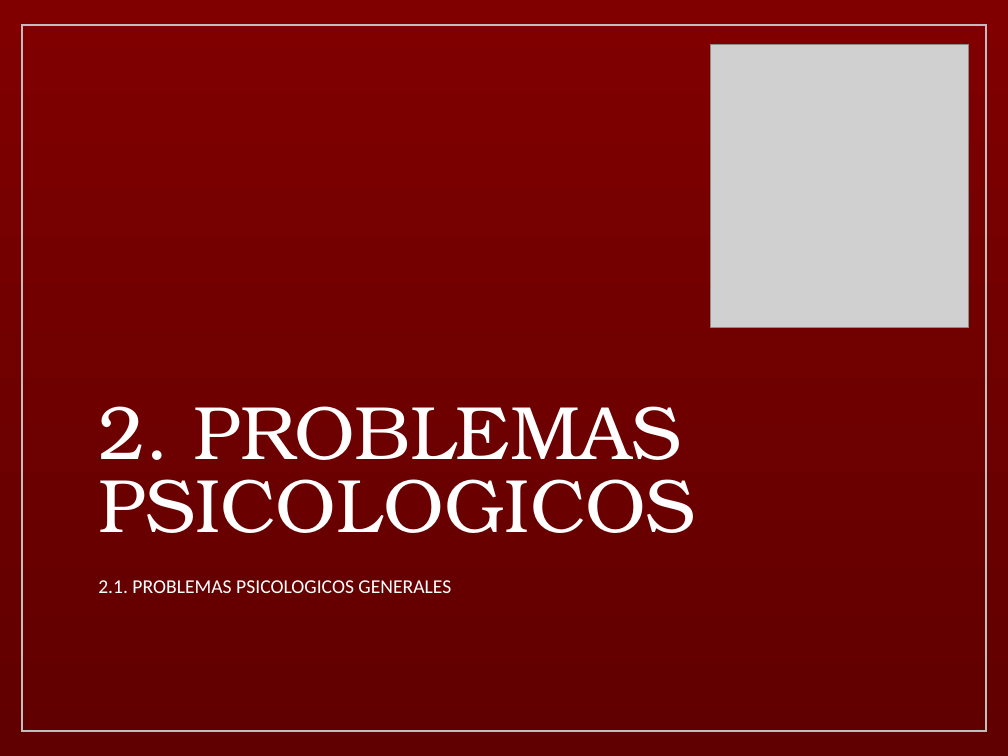
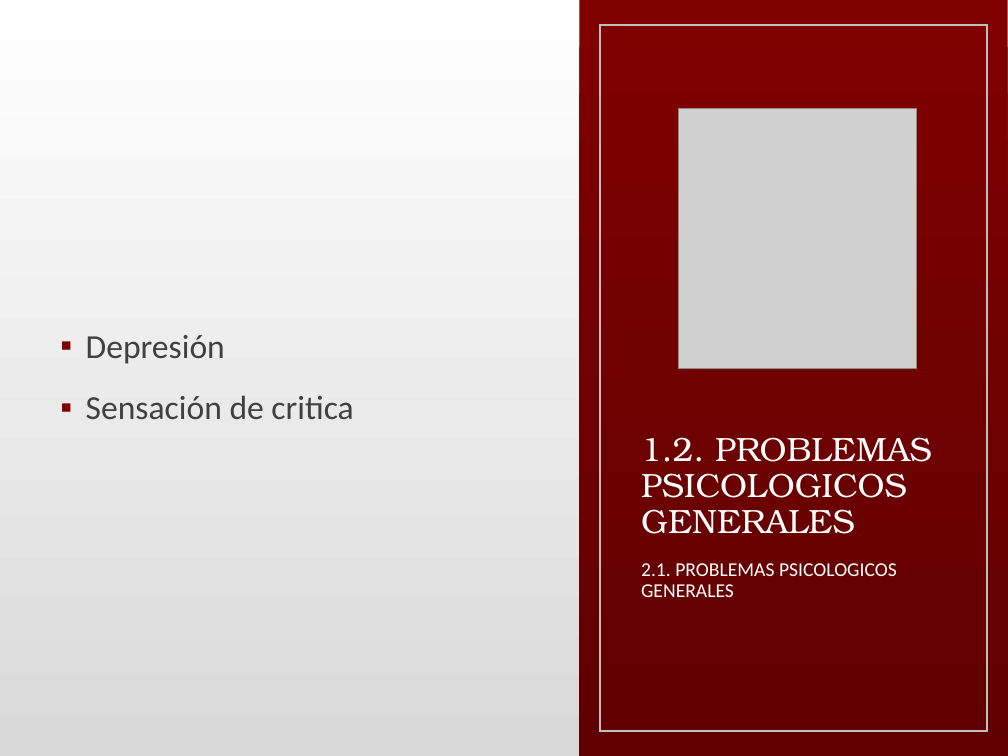
Before and after one commit to nerachan/far, a slide deck: slide 11 of 2.2 FAR/PS/Ejercicios/Trabajo/VIH.pptx (slide 10 before the commit). Drawn at 1008x756 pixels with LibreOffice and Linux fonts; fonts in the diff are those of the drawing; grey boxes stand for pictures. Boxes give left, top, right and bottom in pixels: in the first picture for what was removed or moved away, otherwise in the second. Text is boxed around its words. In the diff, an @@ line names an element or a change of style, - is before the commit and + after.

```diff
--- a/2.2 FAR/PS/Ejercicios/Trabajo/VIH.pptx
+++ b/2.2 FAR/PS/Ejercicios/Trabajo/VIH.pptx
@@ background gradient #800000 to #600000 to gradient #D9D9D9 to #FFFFFF @@
@@ rectangle removed at [22,25,986,731] @@
@@ rectangle added at [580,0,1008,756], fill gradient #800000 to #600000 @@
@@ rectangle added at [600,25,987,731], outline #F2F2F2 1.25 pt @@
@@ picture: place and size @@
-picture at [711,44,969,328]
+picture at [678,108,916,369]
@@ text added at [86,335,353,419], 24 pt, text #404040 @@
+▪ Depresión
+▪ Sensación de critica
@@ title at [641,437,932,534]: text changed; size 54 to 24 pt @@
-2. PROBLEMAS PSICOLOGICOS
+1.2. PROBLEMAS PSICOLOGICOS GENERALES
@@ text "2.1. PROBLEMAS PSICOLOGICOS GENERALES" rewrapped from [98,580,451,593] to [641,563,897,597] @@
```
Also in this commit, not shown: 11 other slides changed, 3 slides added, 1 slide removed, 3 other files.
